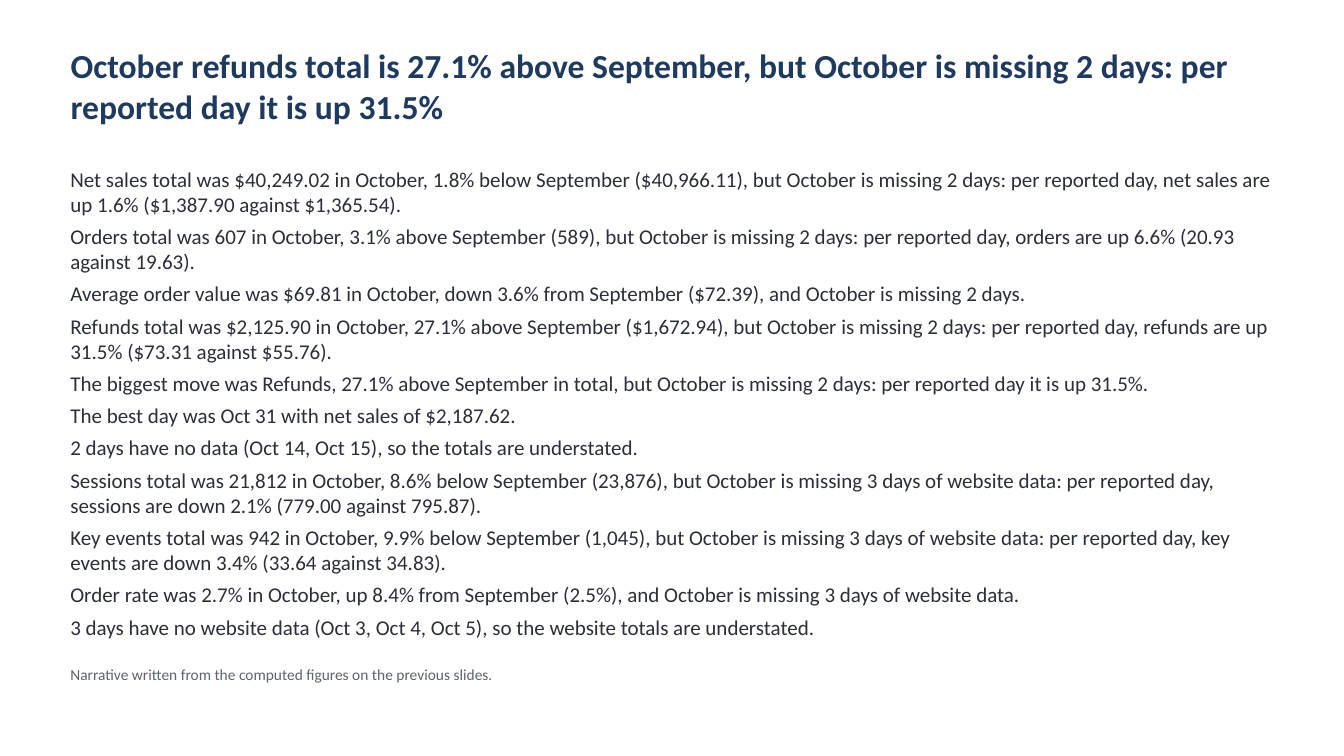
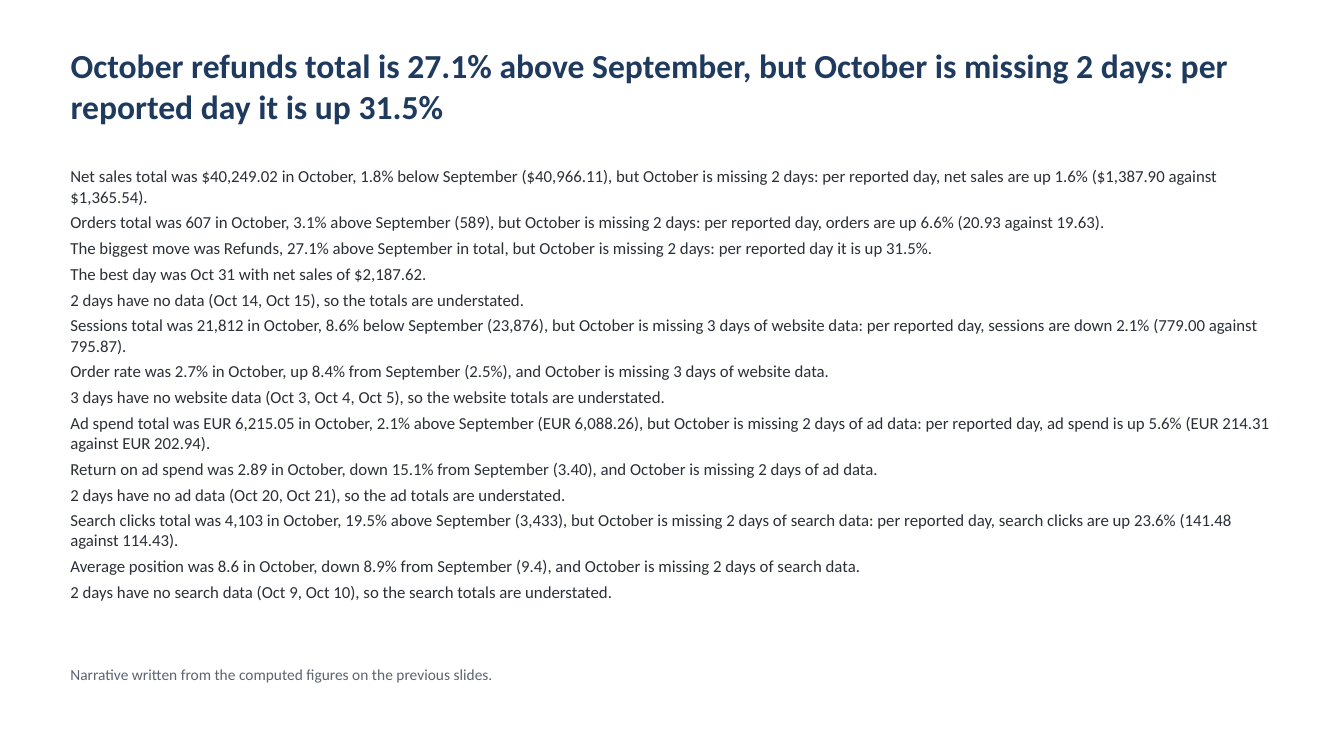
Before and after one commit to Exalt24/api-analytics-hub, a slide deck: slide 9 of docs/monthly-report-sample/report_2026-10.pptx (slide 7 before the commit). Drawn at 1344x756 pixels with LibreOffice and Linux fonts; fonts in the diff are those of the drawing. Boxes give left, top, right and bottom in pixels: in the first picture for what was removed or moved away, otherwise in the second. Text is boxed around its words. In the diff, an @@ line names an element or a change of style, - is before the commit and + after.

```diff
--- a/docs/monthly-report-sample/report_2026-10.pptx
+++ b/docs/monthly-report-sample/report_2026-10.pptx
@@ text at bbox=[70, 170, 1257, 406]: size 15 to 12 pt in "Net sales total was $40,249.02 in October, ...", "Orders total was 607 in October, 3.1% ...", "The biggest move was Refunds, 27.1% above ...", "The best day was Oct 31 with ..." and 4 more places; less space between paragraphs @@
@@ text at bbox=[70, 286, 1267, 363]: paragraphs removed @@
-Average order value was $69.81 in October, down 3.6% from September ($72.39), and October is missing 2 days.
-Refunds total was $2,125.90 in October, 27.1% above September ($1,672.94), but October is missing 2 days: per reported day, refunds are up 31.5% ($73.31 against $55.76).
@@ text at bbox=[70, 417, 1269, 601]: paragraphs added @@
+Ad spend total was EUR 6,215.05 in October, 2.1% above September (EUR 6,088.26), but October is missing 2 days of ad data: per reported day, ad spend is up 5.6% (EUR 214.31 against EUR 202.94).
+Return on ad spend was 2.89 in October, down 15.1% from September (3.40), and October is missing 2 days of ad data.
+2 days have no ad data (Oct 20, Oct 21), so the ad totals are understated.
+Search clicks total was 4,103 in October, 19.5% above September (3,433), but October is missing 2 days of search data: per reported day, search clicks are up 23.6% (141.48 against 114.43).
+Average position was 8.6 in October, down 8.9% from September (9.4), and October is missing 2 days of search data.
+2 days have no search data (Oct 9, Oct 10), so the search totals are understated.
@@ text at bbox=[70, 530, 1230, 574]: paragraph removed @@
-Key events total was 942 in October, 9.9% below September (1,045), but October is missing 3 days of website data: per reported day, key events are down 3.4% (33.64 against 34.83).
```
Also in this commit, not shown: 3 other slides changed, 2 slides added, 17 other files.
